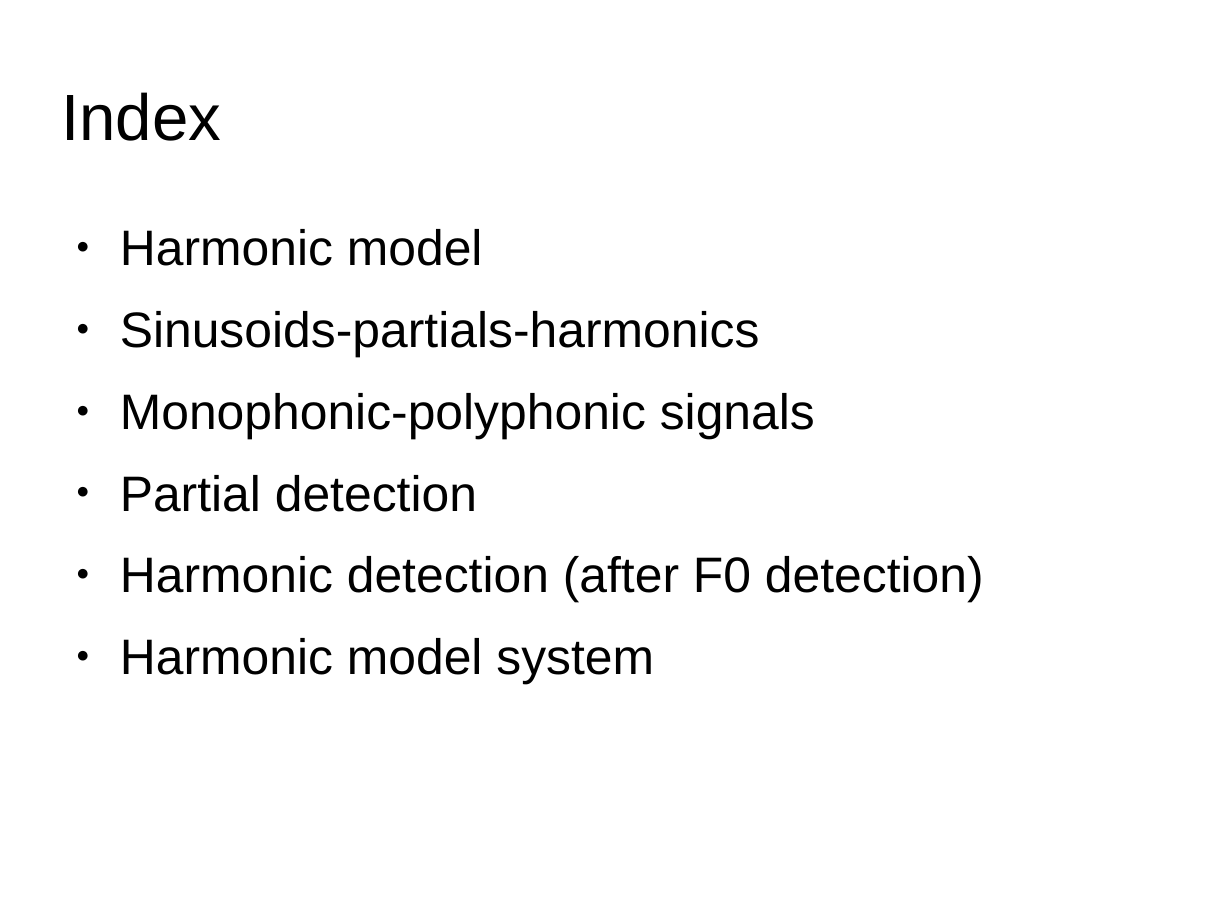
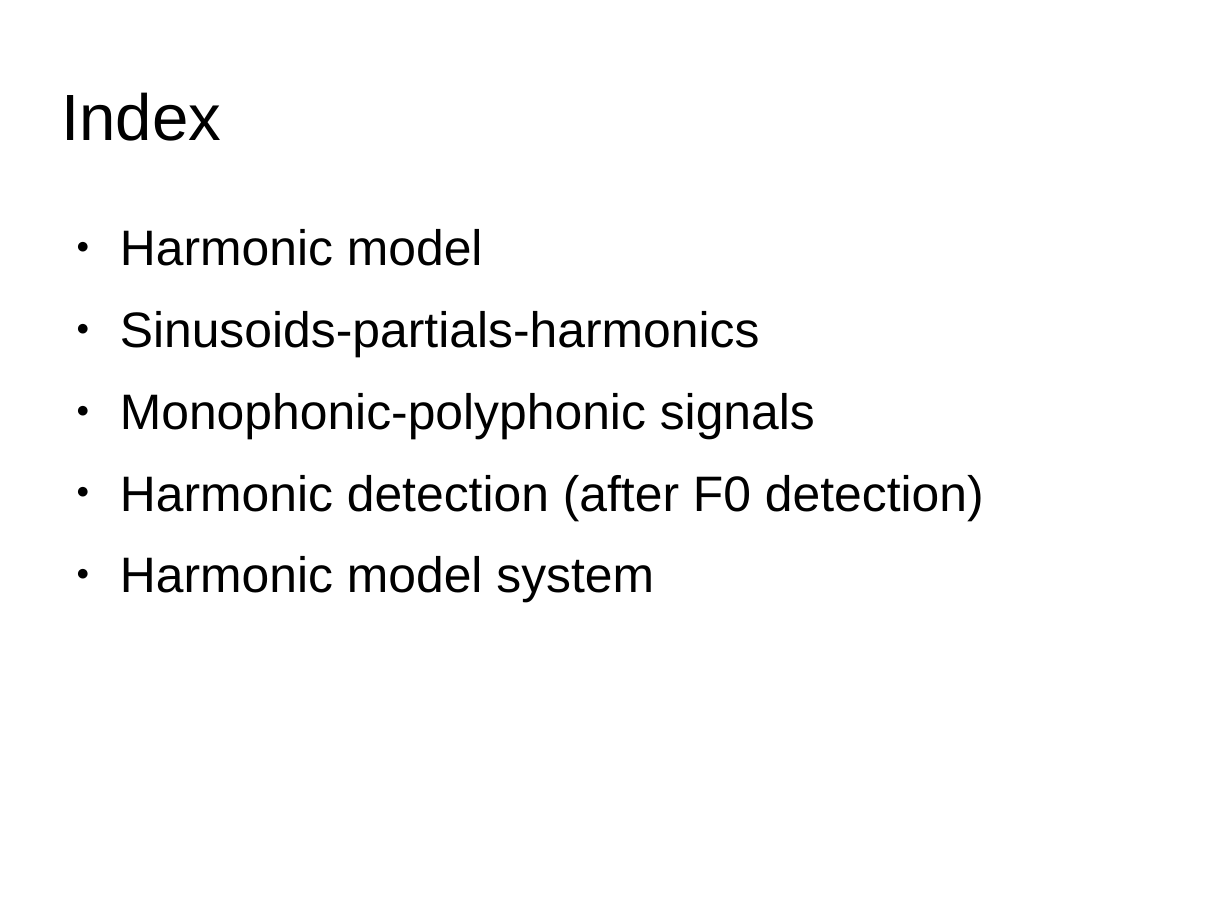
Before and after one commit to MTG/sms-tools, a slide deck: slide 2 of lectures/6-Harmonic-model/Harmonic-model.odp. Drawn at 1232x924 pixels with LibreOffice and Linux fonts; fonts in the diff are those of the drawing. Boxes give left, top, right and bottom in pixels: in the first picture for what was removed or moved away, otherwise in the second. Text is boxed around its words. In the diff, an @@ line names an element or a change of style, - is before the commit and + after.

```diff
--- a/lectures/6-Harmonic-model/Harmonic-model.odp
+++ b/lectures/6-Harmonic-model/Harmonic-model.odp
@@ text at (x1=120, y1=475, x2=477, y2=512): paragraph removed @@
-● Partial detection
```
Also in this commit, not shown: 3 other slides changed, 2 slides added, 3 slides removed, 35 other files.
